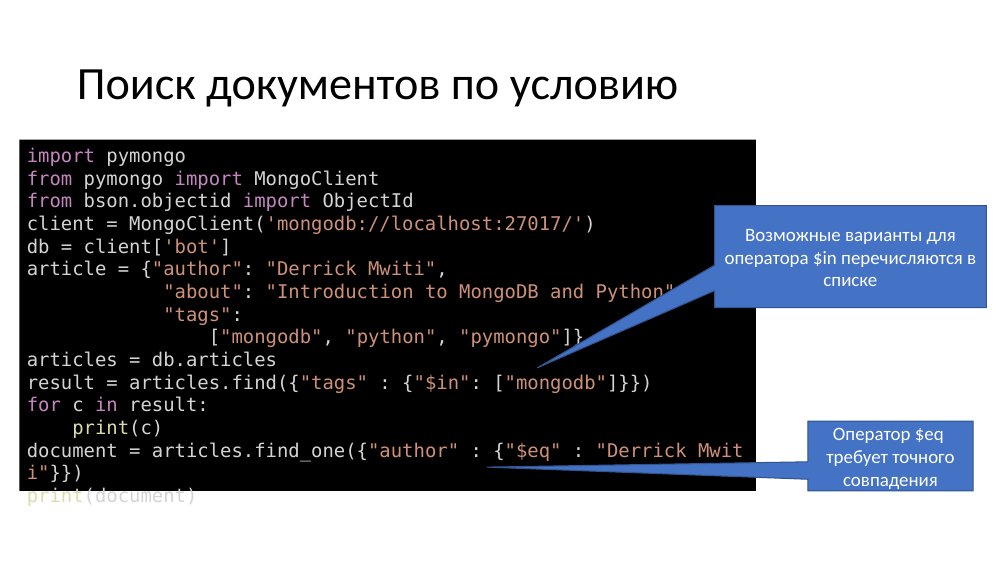
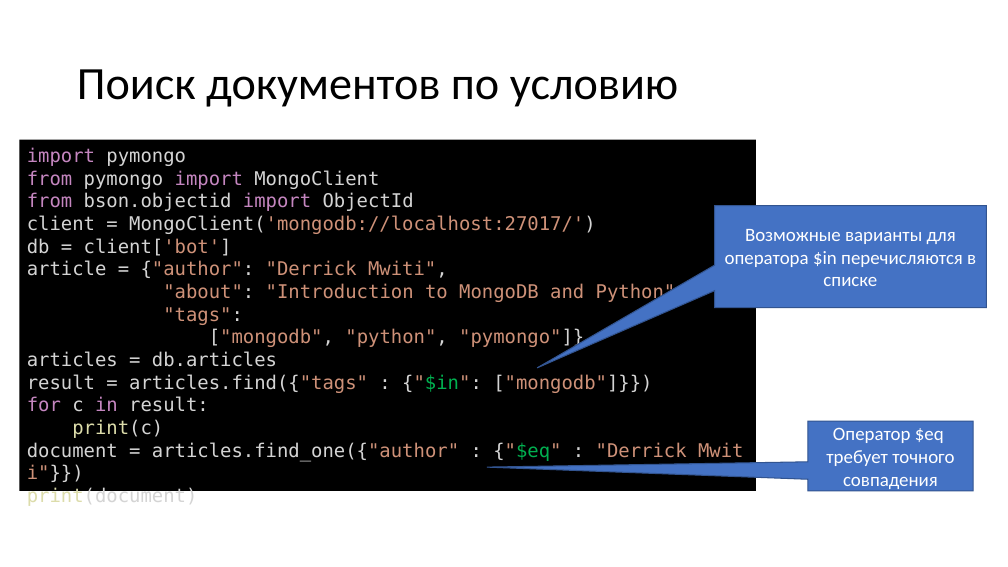
Before and after one commit to paveltsytovich/telegram-course, a slide deck: slide 175 of Presentation/Разработка ботов для телеграмм на Python.pptx. Drawn at 1008x567 pixels with LibreOffice and Linux fonts; fonts in the diff are those of the drawing. Boxes give left, top, right and bottom in pixels: in the first picture for what was removed or moved away, otherwise in the second. Text is boxed around its words. In the diff, an @@ line names an element or a change of style, - is before the commit and + after.

Commit message:
модуль по MongoDB

```diff
--- a/Presentation/Разработка ботов для телеграмм на Python.pptx
+++ b/Presentation/Разработка ботов для телеграмм на Python.pptx
@@ text in rectangle at <box>27,374,687,462</box>: text colour #CE9178 to #00B050 in "{"$in":", "{"$eq"" @@
```
Also in this commit, not shown: 2 other slides changed, 3 slides added.
